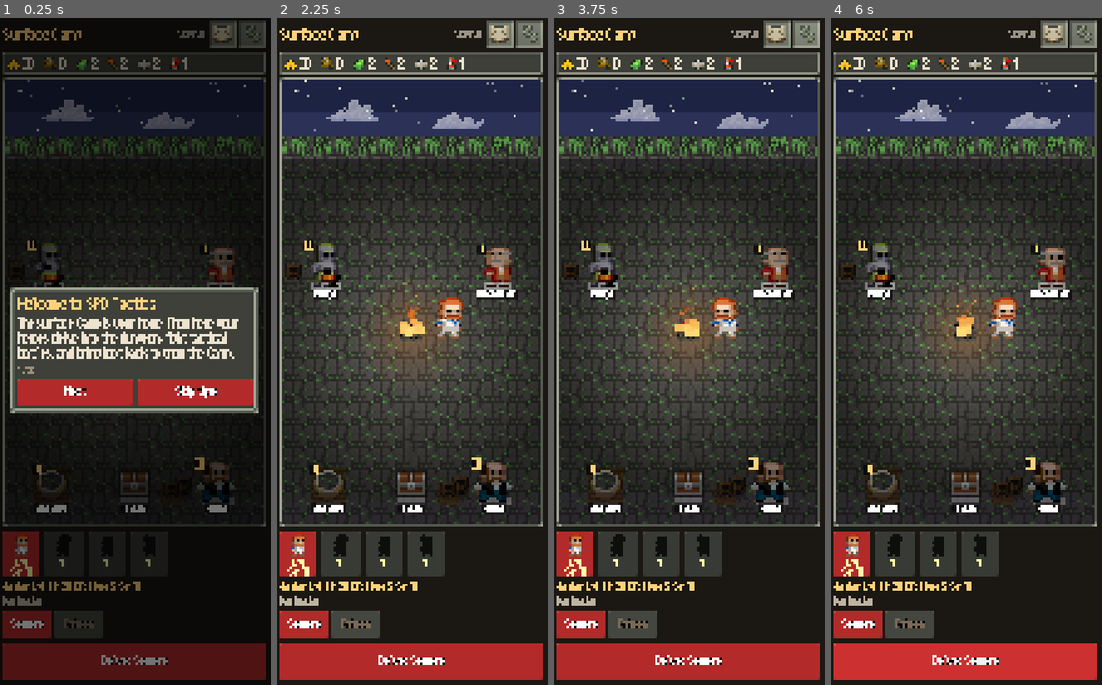
Above: before the commit, frames 1-4 (left to right).
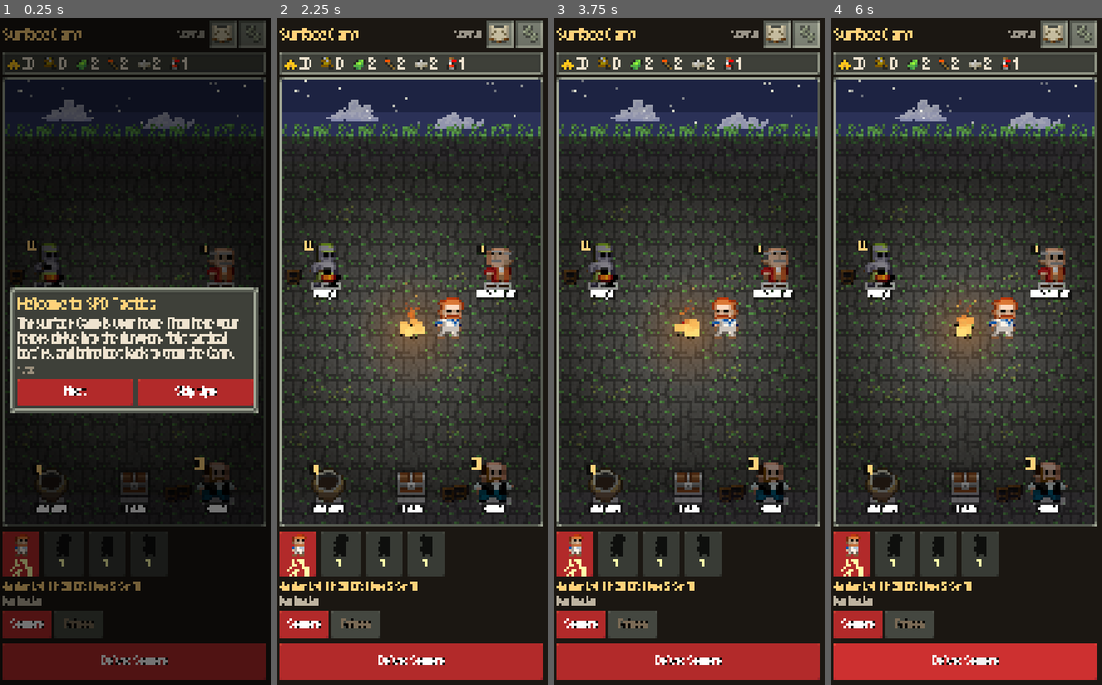
Above: after the commit, the same moments.

Repository: DaltonGoesFast/Idle-Pixel-Dungeon
Game: Godot game, scene res://scenes/main.tscn
Two runs of this game, one before a commit and one after it. Both use one fixed random seed, a clock stepped at 60 frames per second and the inputs below.
Inputs (mouse positions are in pixels of both pictures, inside the frame that each line leads up to):
- Up to frame 1 (0.25 s): no input
- Up to frame 2 (2.25 s): click "Next" at 0.5 s; click "Next" at 1.25 s; click "Skip tips" at 2 s
- Up to frame 3 (3.75 s): click (776, 38) at 2.77 s; click (808, 38) at 3.52 s
- Up to frame 4 (6 s): click "Lv1 Str 10" at 4.25 s; click "Sewers" at 5 s; click "Delve: Sewers" at 5.75 s

The runs differ from the first frame. In frame 1, 1.6% of the frame differs, in the area x 1-98%, y 15-73%; in frame 2, 3.0%; in frame 3, 3.0%; in frame 4, 3.0%, in the area x 1-98%, y 15-75%.

Commit message:
Camp props on the shared ground: transparent SPD barrels, tufts and horizon grass; pot and embers floor keyed out

Diff:
--- a/scripts/ui/camp_scene.gd
+++ b/scripts/ui/camp_scene.gd
@@ -50,7 +50,56 @@
 func k() -> float:
 	return maxf(2.0, floorf(minf(size.x / (16.0 * 11.0), size.y / (16.0 * 6.0))))
 
+var feats: Texture2D
+var _mask_cache := {}
+
+## A terrain_features.png cell (transparent SPD props: barrels, grass tufts, tall grass).
+func _feat(r: Rect2, idx: int) -> void:
+	if feats == null: feats = load("res://assets/tiles/terrain_features.png")
+	var src := Rect2((idx % 16) * 16, (idx / 16) * 16, 16, 16)
+	draw_texture_rect_region(feats, r, src)
+
+## A level tile with its baked floor keyed out (DECISIONS #179): SPD draws the alchemy pot and embers on a floor
+## tile, which shows as a stone/plank square on the camp grass. Pixels whose colour belongs to the `bg` tiles are
+## cleared (only those connected to the border when `flood`, so the pot's own rim survives); the pot's empty
+## interior is filled with a dark brew colour. Returned as a 16x16 texture at the tile's position (0,0).
+func _masked(idx: int, bg: Array, flood: bool) -> Texture2D:
+	if _mask_cache.has(idx): return _mask_cache[idx]
+	var src: Image = tiles.get_image()
+	if src.is_compressed(): src.decompress()
+	var img := src.get_region(Rect2i((idx % 16) * 16, (idx / 16) * 16, 16, 16)); img.convert(Image.FORMAT_RGBA8)
+	var cols := {}
+	for b in bg:
+		for y in 16:
+			for x in 16: cols[src.get_pixel((b % 16) * 16 + x, (b / 16) * 16 + y).to_html()] = true
+	var inner := []
+	for y in 16:
+		for x in 16:
+			if img.get_pixel(x, y).a < 0.5: inner.append(Vector2i(x, y))
+	if flood:
+		var st := []
+		for i in 16: st.append_array([Vector2i(i, 0), Vector2i(i, 15), Vector2i(0, i), Vector2i(15, i)])
+		var seen := {}
+		while not st.is_empty():
+			var p: Vector2i = st.pop_back()
+			if seen.has(p) or p.x < 0 or p.y < 0 or p.x > 15 or p.y > 15: continue
+			seen[p] = true
+			var c := img.get_pixel(p.x, p.y)
+			if c.a > 0.5 and cols.has(c.to_html()):
+				img.set_pixel(p.x, p.y, Color(0, 0, 0, 0))
+				st.append_array([p + Vector2i.RIGHT, p + Vector2i.LEFT, p + Vector2i.DOWN, p + Vector2i.UP])
+		for p in inner: img.set_pixel(p.x, p.y, Color("3b2a1e"))
+	else:
+		for y in 16:
+			for x in 16:
+				if cols.has(img.get_pixel(x, y).to_html()): img.set_pixel(x, y, Color(0, 0, 0, 0))
+	var tx := ImageTexture.create_from_image(img)
+	_mask_cache[idx] = tx
+	return tx
+
 func _tile(r: Rect2, idx: int, tx: Texture2D = null) -> void:
+	if tx is ImageTexture and tx.get_width() == 16:
+		draw_texture_rect_region(tx, r, Rect2(0, 0, 16, 16)); return
 	draw_texture_rect_region(tx if tx else tiles, r, Rect2((idx % 16) * 16, (idx / 16) * 16, 16, 16))
 
 ## Sky height: about two tiles at most, so a short panel is mostly ground where the NPCs stand.
@@ -119,7 +168,6 @@
 	var ox := floorf((size.x - cols * cs) / 2.0)
 	var fire := Vector2(size.x * 0.5, ground_y(FIRE_Y))
 	draw_rect(Rect2(0, sky_h, size.x, size.y - sky_h), Color("2f4a22"))
-	draw_rect(Rect2(0, sky_h, size.x, cs), Color("2b3157"))   # sky shows through the horizon grass
 	for y in rows:
 		for x in cols:
 			var rc := Rect2(ox + x * cs, sky_h + y * cs, cs, cs)
@@ -127,7 +175,9 @@
 			var ctr := rc.get_center()
 			var path := absf(ctr.x - fire.x) < cs * 0.6 and ctr.y > fire.y
 			_tile(rc, (0 if h % 3 else 6) if path else (2 if h % 4 else 8))
-			if y == 0: _tile(rc, 122 if h % 2 else 125)
+			# horizon: SPD's transparent tall grass (terrain_features 128/129) standing on the first ground row,
+			# its blades rising into the sky edge, so no stone backing shows (the old 122/125 tiles were opaque)
+			if y == 0: _feat(Rect2(rc.position - Vector2(0, cs * 0.5), rc.size), 128 + (h & 1))
 	# scenery (DECISIONS #179): SPD grass tufts and tall grass sway around the clearing, barrels by the Guild
 	# and the Forge, all from the sewers tile sheet; kept off the path and the NPC spots
 	for y in rows:
@@ -139,13 +189,13 @@
 			if SPOTS.any(func(sp): return spot_rect(sp).grow(cs * 0.4).has_point(c2)): continue
 			if h2 % 7 == 0:
 				var sway := roundf(sin(t * 1.6 + x * 0.9 + y)) * kk
-				_tile(Rect2(rc2.position + Vector2(sway, 0), rc2.size), [250, 251, 253, 254][h2 % 4])
+				_feat(Rect2(rc2.position + Vector2(sway, 0), rc2.size), [132, 133, 148, 149][h2 % 4])
 	_scenery(kk, cs, fire)
 	# campfire: SPD embers tile under a FlameParticle fire with sparks and smoke, and a flickering warm glow
 	var fr := Rect2((fire - Vector2(cs, cs) / 2.0).floor(), Vector2(cs, cs))
 	var flk := SceneFX.flicker(t)
 	SceneFX.glow(self, fire, cs * 2.6 * flk, Color(1.0, 0.55, 0.2, 0.22))
-	_tile(fr, 3)
+	_tile(fr, 3, _masked(3, [0, 1, 2, 6, 8], false))   # SPD embers with the stone floor keyed out: specks on the grass
 	SceneFX.fire(self, fire + Vector2(0, kk * 4), kk, t, 14.0, true, 2.2)
 	# the selected hero rests by the fire (idle frame 0)
 	var hs := _sprite(hero)
@@ -164,7 +214,7 @@
 		draw_texture_rect_region(load("res://assets/ui/shadow.png"), Rect2(sr.position.x + sr.size.x * 0.1, sr.end.y - kk * 3, sr.size.x * 0.8, kk * 5), Rect2(0, 0, 6, 6), Color(1, 1, 1, 0.6))
 		if hot == s[0]: draw_rect(sr.grow(kk * 2), Color(1, 1, 0.6, 0.18))
 		match s[1]:
-			"_pot": _tile(sr, 64)
+			"_pot": _tile(sr, 64, _masked(64, [4, 10], true))   # pot without its baked plank floor
 			"_chest":   # trimmed SPD frame, centred on whole pixels (DECISIONS #89)
 				var cr := UIKit.item_rect(36); var cz := cr.size * floorf(sr.size.x / 16.0)
 				draw_texture_rect_region(items, Rect2((sr.get_center() - cz / 2.0).floor(), cz), cr)
@@ -174,7 +224,7 @@
 				var frame: int = fl[int((t + s[4] * 3.0) * float(an[0])) % fl.size()]
 				draw_texture_rect_region(_sprite(s[1]), sr, Rect2(frame * fw, 0, fw, s[3]))
 	# night: the clearing darkens away from the fire, the sky stays readable (DECISIONS #179)
-	SceneFX.darkness(self, Rect2(0, sky_h + cs, size.x, size.y - sky_h - cs), fire, minf(size.x, size.y - sky_h) * 0.62 * flk, 0.5)
+	SceneFX.darkness(self, Rect2(0, sky_h, size.x, size.y - sky_h), fire, minf(size.x, size.y - sky_h) * 0.62 * flk, 0.5)
 	SceneFX.glow(self, fire, cs * 1.2 * flk, Color(1.0, 0.7, 0.3, 0.12))
 	for s in SPOTS:
 		var sr := spot_rect(s)
@@ -200,10 +250,10 @@
 		var sr := spot_rect(sp)
 		match sp[0]:
 			"Guild":
-				_tile(Rect2(Vector2(sr.position.x - cs - kk * 2, sr.end.y - cs).floor(), Vector2(cs, cs)), 130)
-				_tile(Rect2(Vector2(sr.position.x - cs * 1.6 - kk * 2, sr.end.y - cs * 0.8).floor(), Vector2(cs, cs)), 131)
+				_feat(Rect2(Vector2(sr.position.x - cs - kk * 2, sr.end.y - cs * 0.75).floor(), Vector2(cs, cs)), 137)
+				_feat(Rect2(Vector2(sr.position.x - cs * 1.6 - kk * 2, sr.end.y - cs * 0.6).floor(), Vector2(cs, cs)), 138)
 			"Forge":
-				_tile(Rect2(Vector2(sr.position.x - cs - kk * 2, sr.end.y - cs).floor(), Vector2(cs, cs)), 130)
+				_feat(Rect2(Vector2(sr.position.x - cs - kk * 2, sr.end.y - cs * 0.75).floor(), Vector2(cs, cs)), 137)
 
 ## Badge rule: a facility upgrade is affordable, or an identification is finished.
 func _has_news(page: String) -> bool:
Not shown, changed: docs/DECISIONS.md
